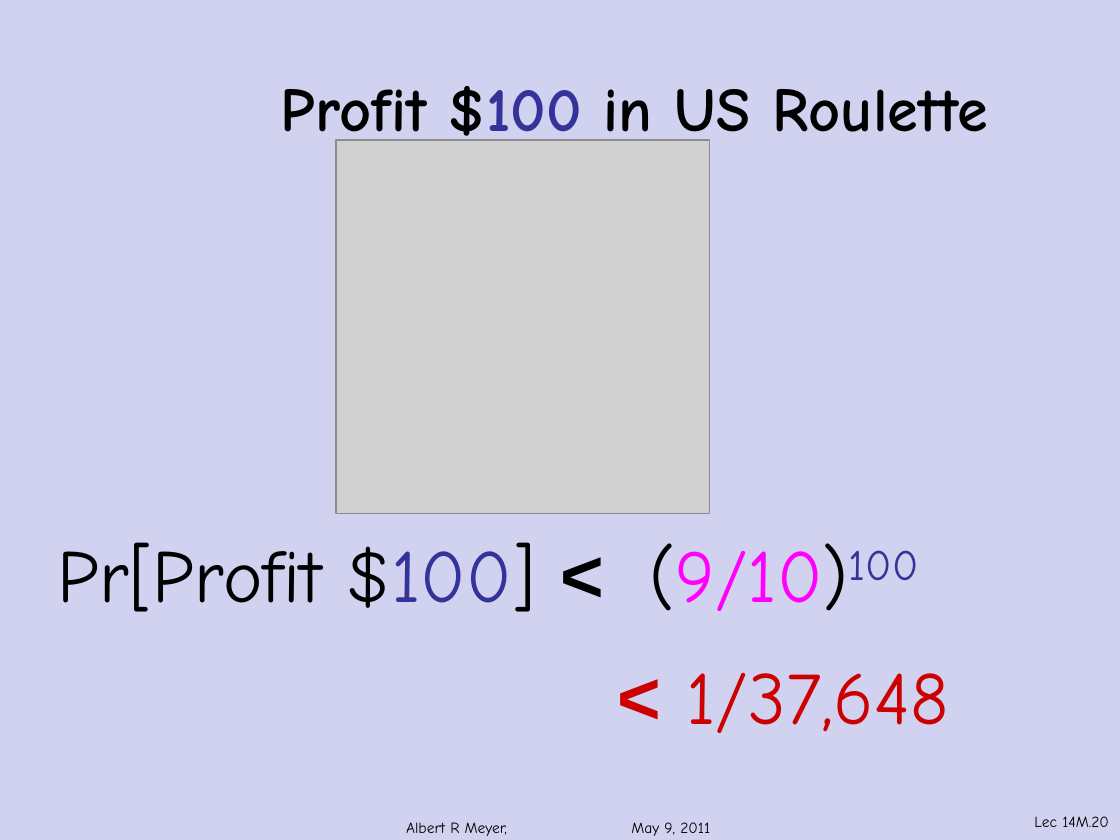
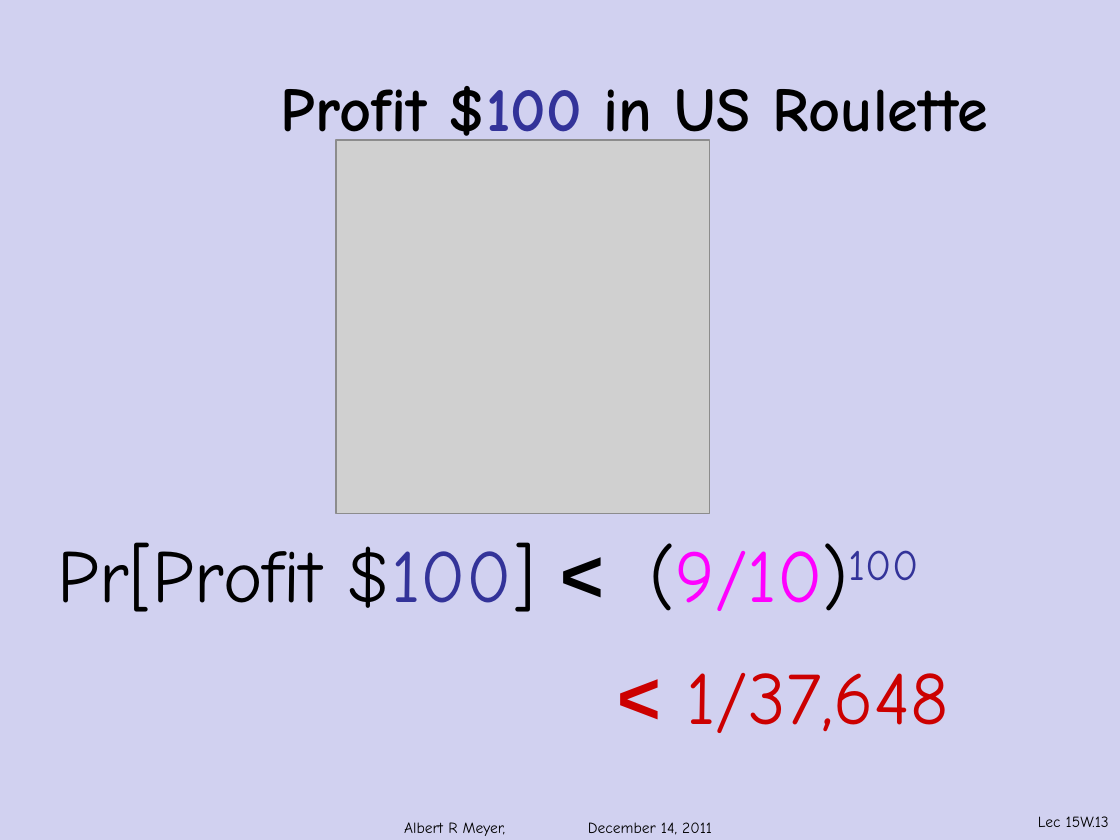
Before and after one commit to armeyer/mcs_web, a slide deck: slide 13 of fall11/slidesF11/slides15w.pptx (slide 20 before the commit). Drawn at 1120x840 pixels with LibreOffice and Linux fonts; fonts in the diff are those of the drawing; grey boxes stand for pictures; background and template pictures are left out. Boxes give left, top, right and bottom in pixels: in the first picture for what was removed or moved away, otherwise in the second. Text is boxed around its words. In the diff, an @@ line names an element or a change of style, - is before the commit and + after.

```diff
--- a/fall11/slidesF11/slides15w.pptx
+++ b/fall11/slidesF11/slides15w.pptx
@@ text at (404, 822, 712, 836): text changed @@
-Albert R Meyer, May 9, 2011
+Albert R Meyer, December 14, 2011
@@ page number at (1038, 816, 1109, 827): text changed @@
-Lec 14M.20
+Lec 15W.13
```
Also in this commit, not shown: 24 other slides changed, 7 slides removed.
